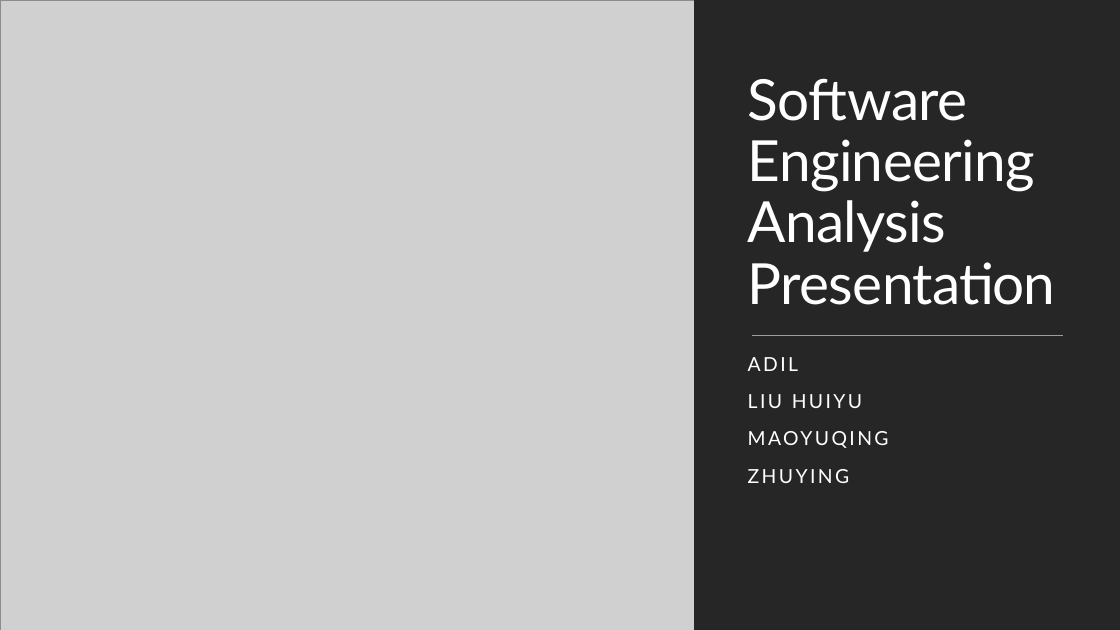
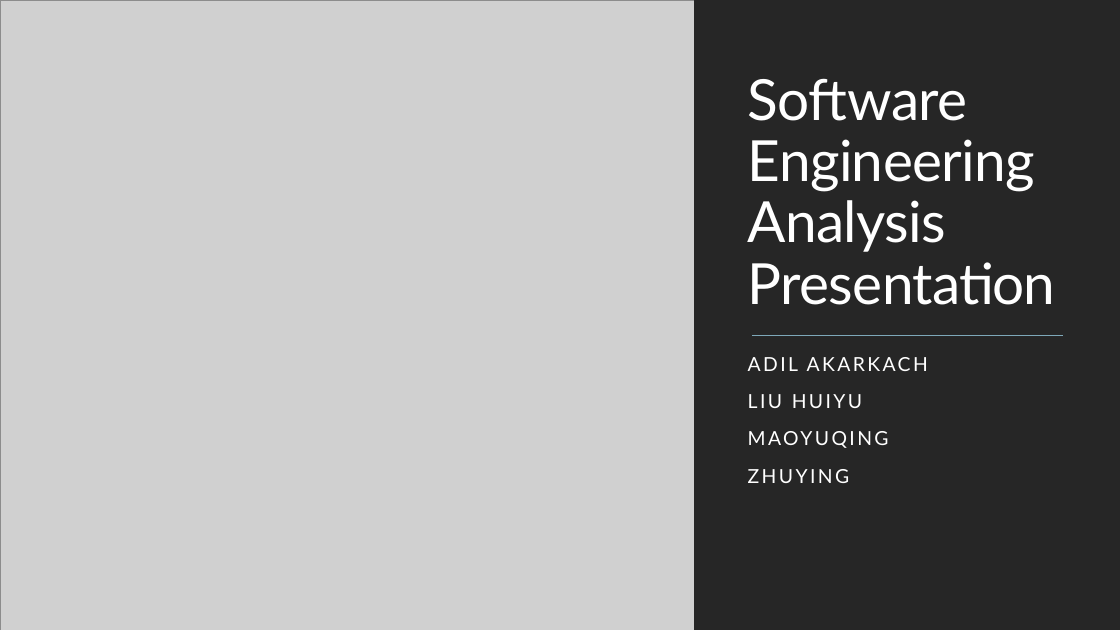
Before and after one commit to zzmaoyuqing/SWA_project, a slide deck: slide 1 of PPT.pptx. Drawn at 1120x630 pixels with LibreOffice and Linux fonts; fonts in the diff are those of the drawing; grey boxes stand for pictures. Boxes give left, top, right and bottom in pixels: in the first picture for what was removed or moved away, otherwise in the second. Text is boxed around its words. In the diff, an @@ line names an element or a change of style, - is before the commit and + after.

```diff
--- a/PPT.pptx
+++ b/PPT.pptx
@@ subtitle at (748, 357, 928, 371): text changed @@
-ADIL
+ADIL AKARKACH
```
Also in this commit, not shown: 4 other slides changed, 3 slides removed.
